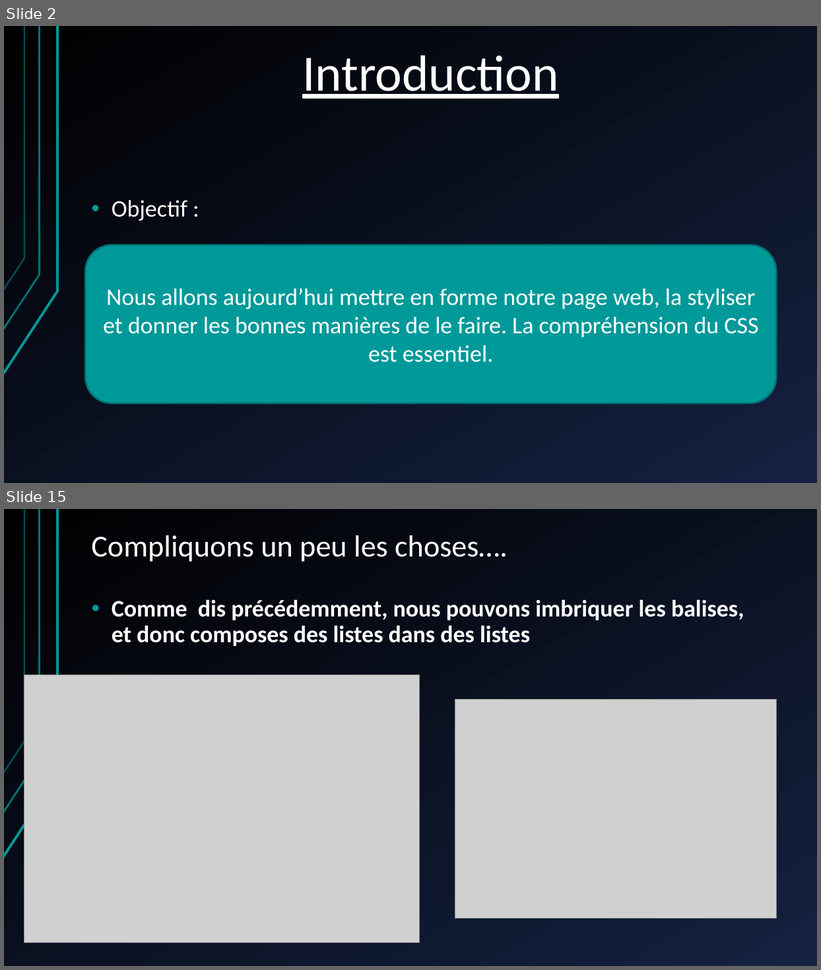
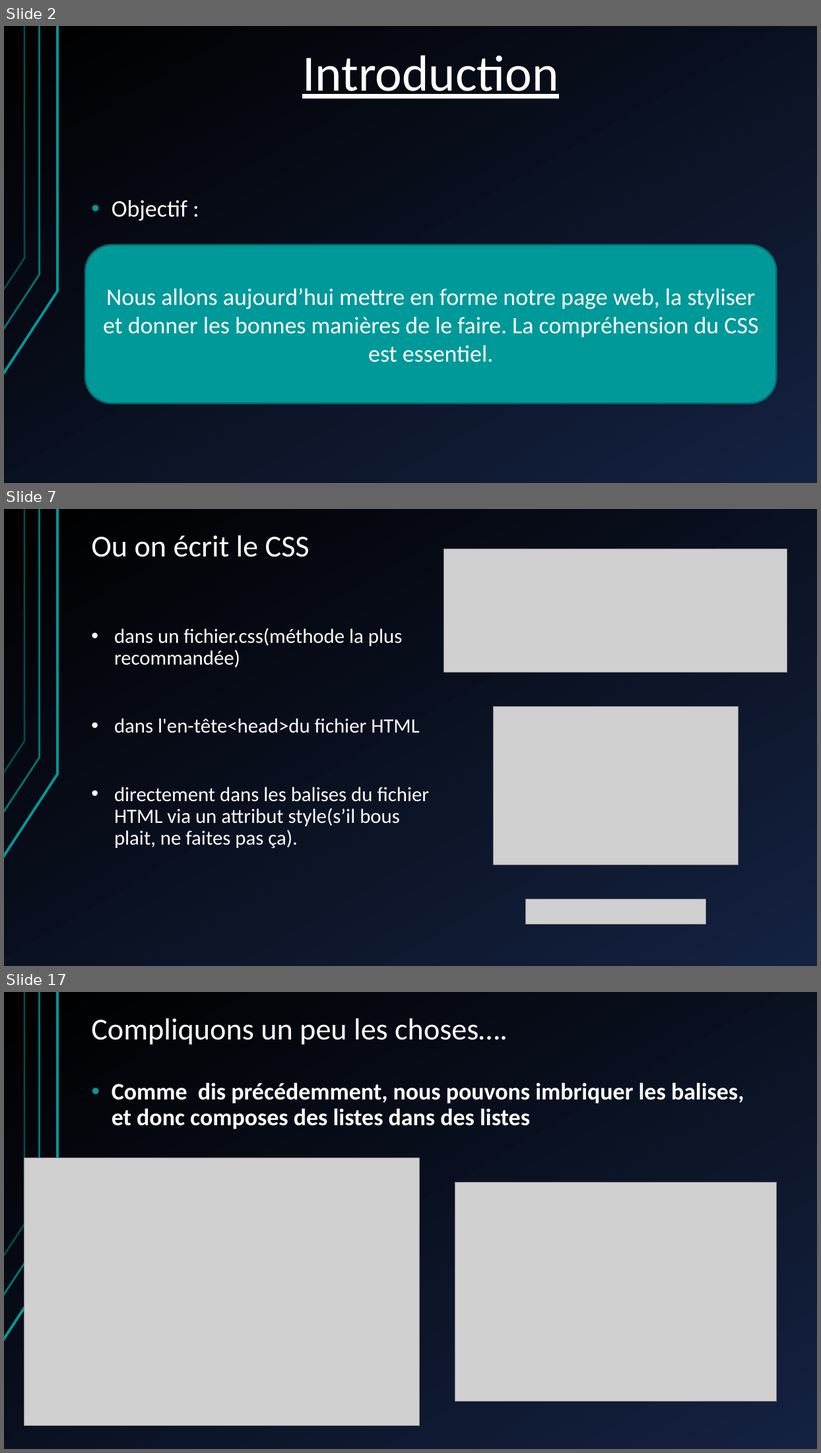
Before and after one commit to shyne99/formation-web, a slide deck: Seance 2 HTML CSS PHP.pptx. Shown one above the other, each under a label of ours: slides 2 and 15 before the commit, slides 2, 7 and 17 after it; the slides between them are not shown. The pictures are 821x970 and 821x1453 pixels, drawn with LibreOffice and Linux fonts; fonts in the diff are those of the drawing; grey boxes stand for pictures. Boxes give left, top, right and bottom in pixels: in the first picture for what was removed or moved away, otherwise in the second. Text is boxed around its words. In the diff, an @@ line names an element or a change of style, - is before the commit and + after.

```diff
--- a/Seance 2 HTML CSS PHP.pptx
+++ b/Seance 2 HTML CSS PHP.pptx
@@ slide 7 added at <box>4,509,817,966</box>, background gradient #142141 to #000000; not listed: 3 template elements that a slide beside it also shows @@
@@ title added at <box>91,535,310,557</box>, 36 pt, text #FFFFFF @@
+Ou on écrit le CSS
@@ picture added at <box>444,549,787,672</box> @@
@@ text added at <box>114,628,430,848</box>, 24 pt, text #FFFFFF @@
+• dans un fichier.css(méthode la plus recommandée)
+• dans l'en-tête<head>du fichier HTML
+• directement dans les balises du fichier HTML via un attribut style(s’il bous plait, ne faites pas ça).
@@ picture added at <box>493,706,738,865</box> @@
@@ picture added at <box>525,900,706,924</box> @@
@@ what was slide 15 is now slide 17 @@
```
Also in this commit, not shown: 10 slides changed, 11 other slides added, 8 slides removed.
